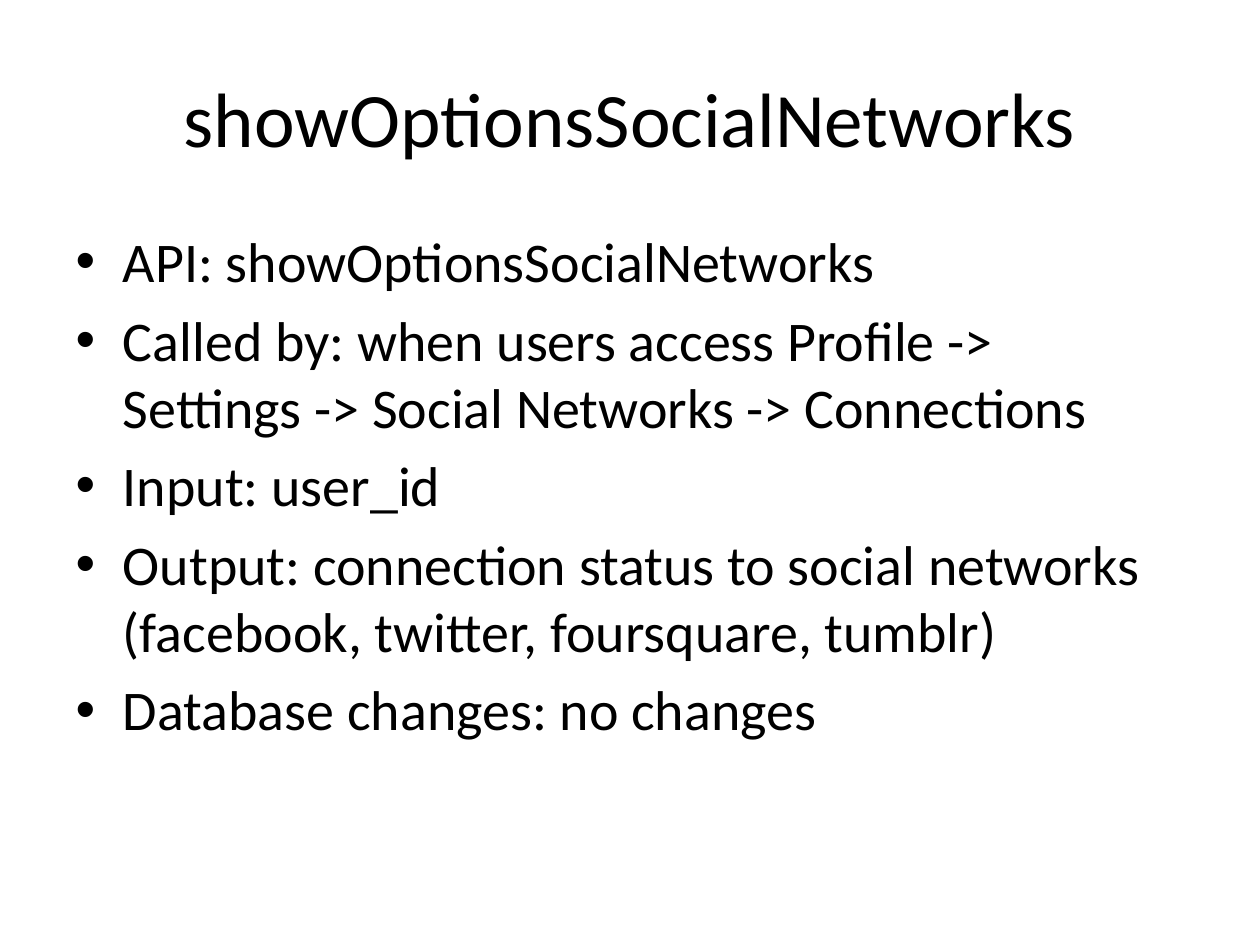
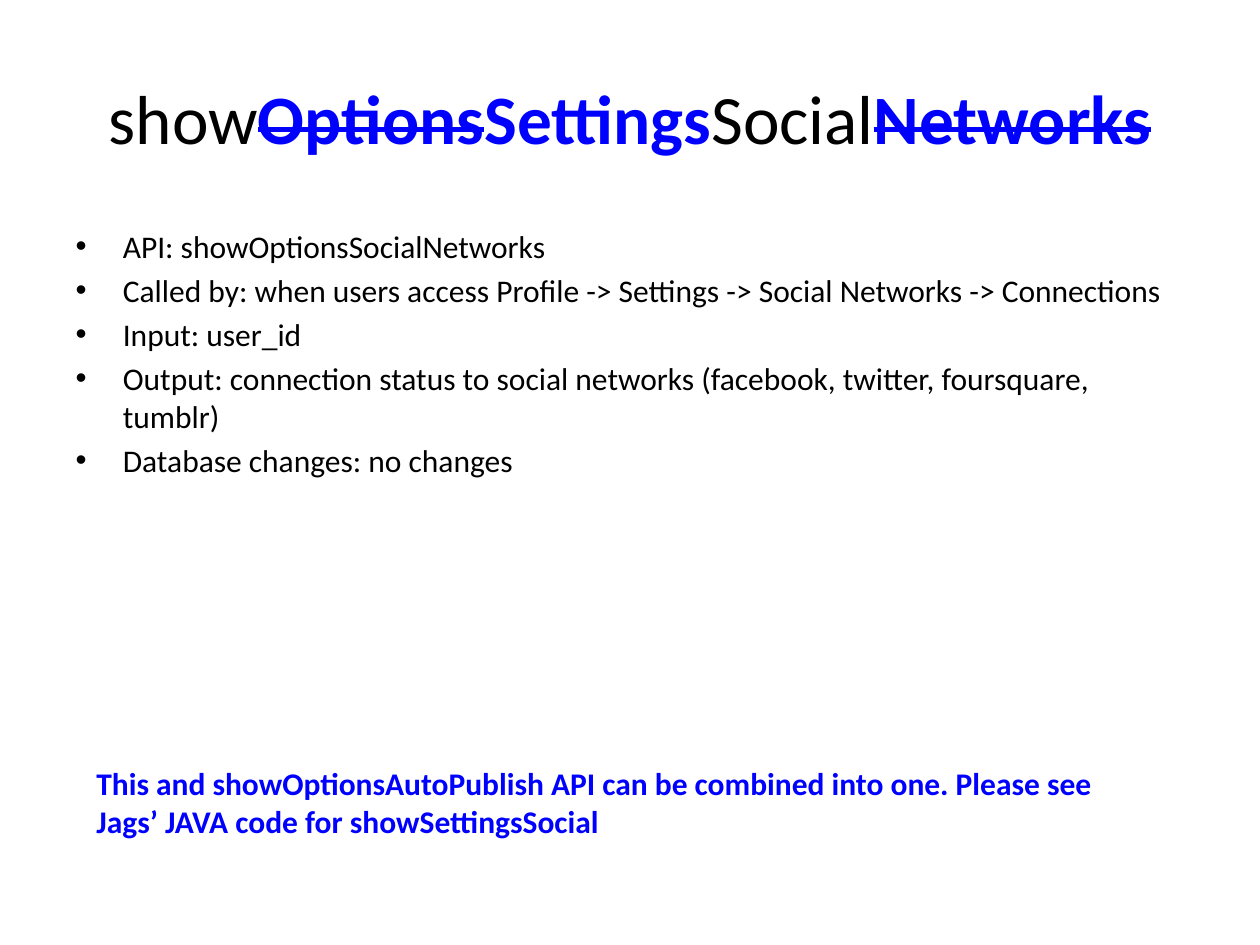
Before and after one commit to catalonia/mob, a slide deck: slide 12 of ws/WS Design Docs/API_Listing.pptx (slide 11 before the commit). Drawn at 1260x945 pixels with LibreOffice and Linux fonts; fonts in the diff are those of the drawing. Boxes give left, top, right and bottom in pixels: in the first picture for what was removed or moved away, otherwise in the second. Text is boxed around its words. In the diff, an @@ line names an element or a change of style, - is before the commit and + after.

```diff
--- a/ws/WS Design Docs/API_Listing.pptx
+++ b/ws/WS Design Docs/API_Listing.pptx
@@ title at [109,95,1151,156]: text changed; size 44 to 39.6 pt; text colour #000000 to #0000FF; bold on @@
-showOptionsSocialNetworks
+showOptionsSettingsSocialNetworks
@@ text "API: showOptionsSocialNetworks" at [123,236,1160,478]: size 32 to 18 pt; less space between paragraphs @@
@@ text added at [96,773,1091,839], 18 pt, text #0000FF, bold @@
+This and showOptionsAutoPublish API can be combined into one. Please see Jags’ JAVA code for showSettingsSocial
```
Also in this commit, not shown: 17 other slides changed, 1 slide added.
